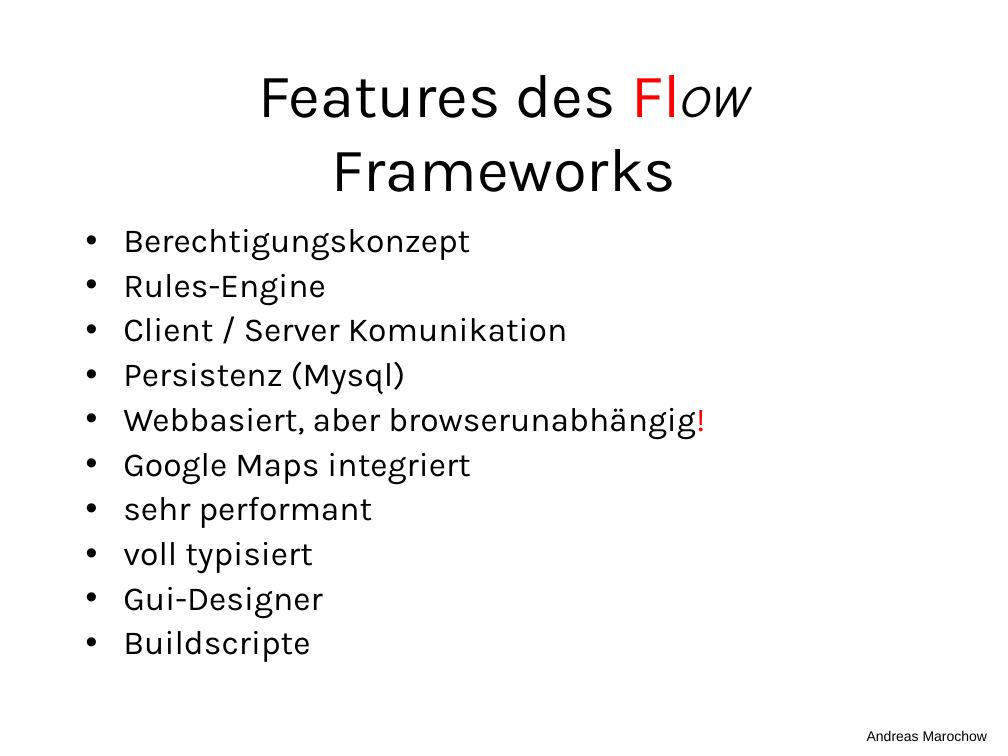
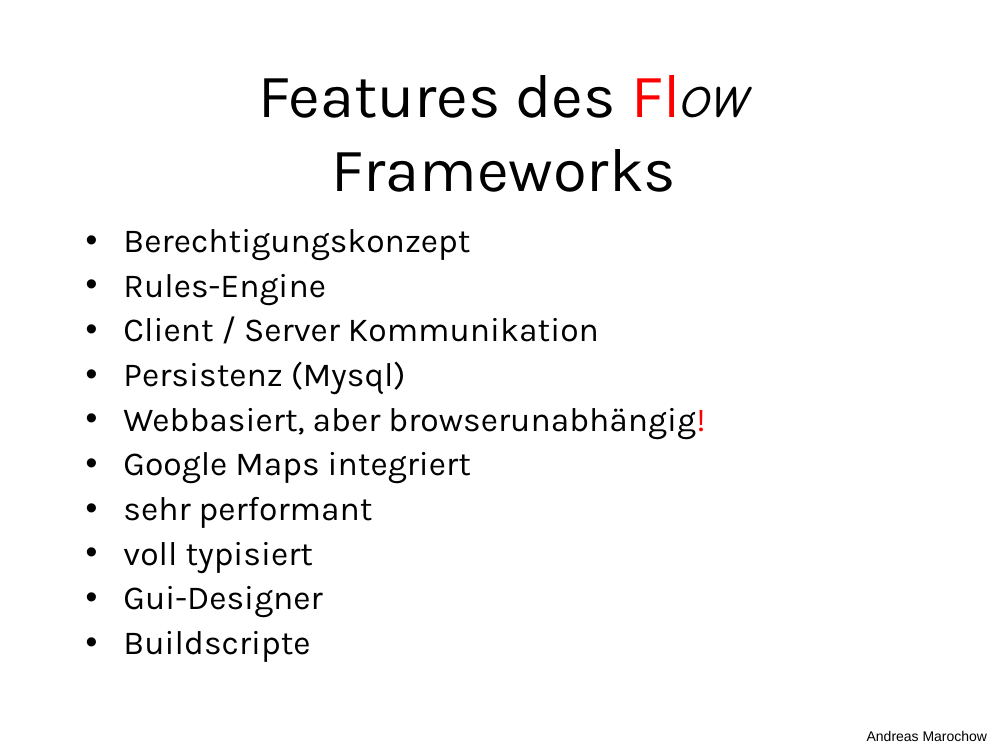
Before and after one commit to freezzer/flow, a slide deck: slide 5 of docs/Flow.ppt. Drawn at 1008x756 pixels with LibreOffice and Linux fonts; fonts in the diff are those of the drawing. Boxes give left, top, right and bottom in pixels: in the first picture for what was removed or moved away, otherwise in the second. Text is boxed around its words. In the diff, an @@ line names an element or a change of style, - is before the commit and + after.

```diff
--- a/docs/Flow.ppt
+++ b/docs/Flow.ppt
@@ text at (123, 318, 599, 342): text changed @@
-• Client / Server Komunikation
+• Client / Server Kommunikation
```
Also in this commit, not shown: 2 other slides changed, 1 other file.
